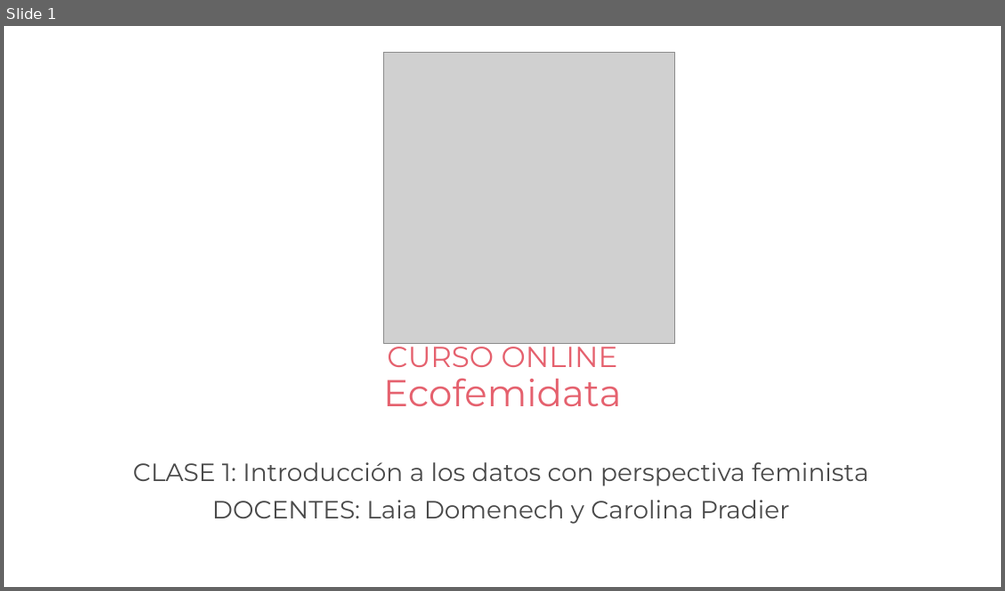
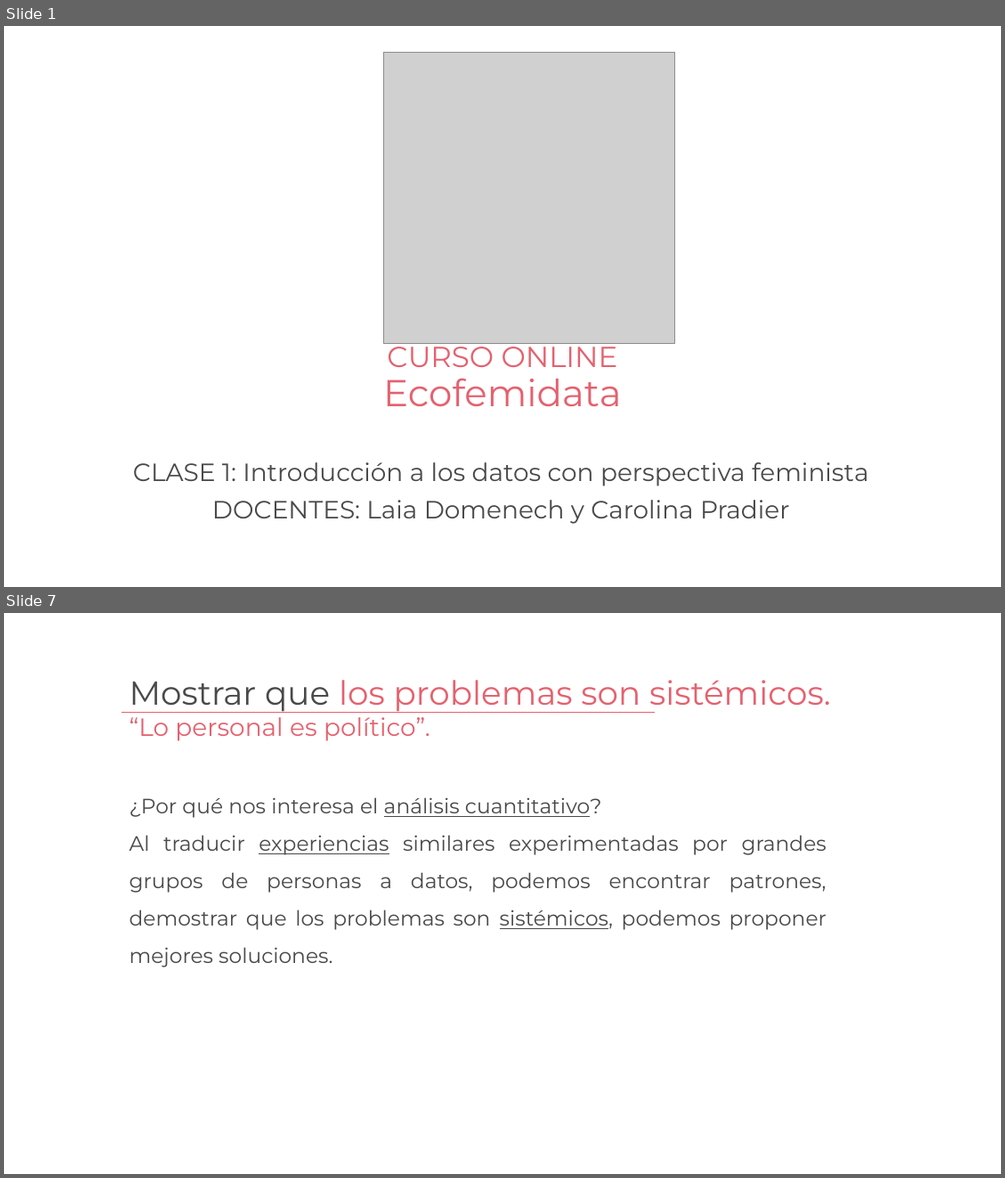
Before and after one commit to caropradier/Curso-Ecofemidata, a slide deck: clase1/Clase1 - Curso Ecofemidata.pptx. Shown one above the other, each under a label of ours: slide 1 before the commit, slides 1 and 7 after it; the slides between them are not shown. The pictures are 1005x591 and 1005x1178 pixels, drawn with LibreOffice and Linux fonts; fonts in the diff are those of the drawing; grey boxes stand for pictures; background and template pictures are left out. Boxes give left, top, right and bottom in pixels: in the first picture for what was removed or moved away, otherwise in the second. Text is boxed around its words. In the diff, an @@ line names an element or a change of style, - is before the commit and + after.

```diff
--- a/clase1/Clase1 - Curso Ecofemidata.pptx
+++ b/clase1/Clase1 - Curso Ecofemidata.pptx
@@ slide 7 added at (4, 613, 1001, 1174), background picture (left out) @@
@@ text added at (129, 680, 831, 741), 32 pt, text #E5616E @@
+Mostrar que los problemas son sistémicos.
+“Lo personal es político”.
@@ line added from (122, 713) to (655, 713), #E5616E 0.5 pt @@
@@ text added at (129, 797, 826, 967), 20 pt, text #494949 @@
+¿Por qué nos interesa el análisis cuantitativo?
+Al traducir experiencias similares experimentadas por grandes grupos de personas a datos, podemos encontrar patrones, demostrar que los problemas son sistémicos, podemos proponer mejores soluciones.
```
Also in this commit, not shown: 20 other slides added, 1 slide removed, 3 other files.
